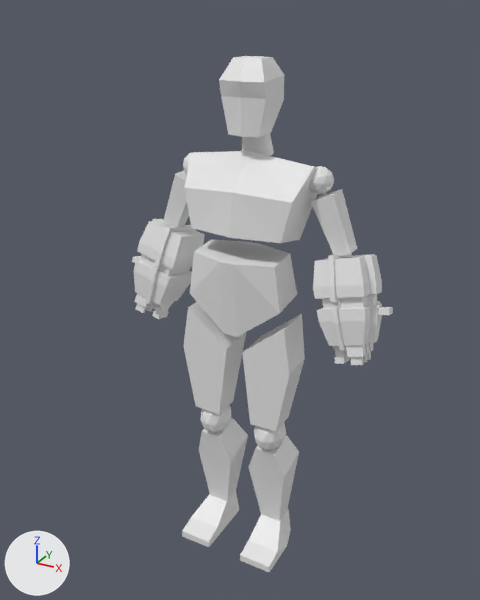
One commit to the Blender file low_poly_person.blend: the scene before it, then after it.
Before and after are seen from a camera (50 mm lens) standing at (5.92, -10.96, 11.41) and looking at (-0.21, 0.18, 5.84). The axes (+X, +Y, +Z) are drawn at lower left. The lights are the same throughout.
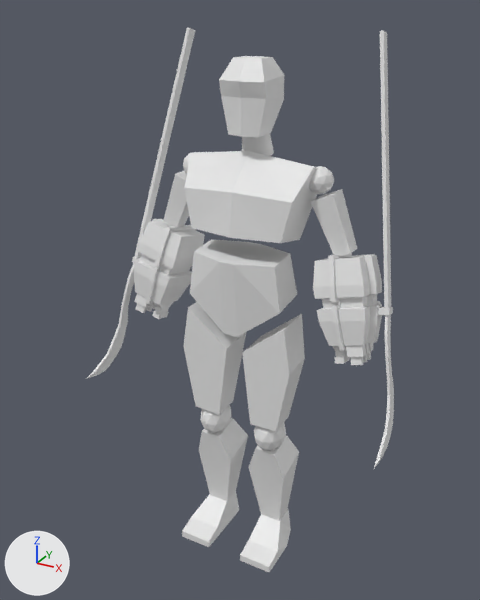
Commit message: Added the initial version of the gun-blades to the cyborg's hands.

Patch to the scene script:
```diff
--- a/low_poly_person.blend.py
+++ b/low_poly_person.blend.py
@@ me_cube_026 @@
 # used by ob_cube_026; location = (2.11, 0.3, 6.28); rotation_euler = (-0.237, -0.227, 0.0543), in degrees (-14, -13, 3.1); scale = (0.563, 0.604, 0.818)
-me_cube_026.from_pydata(...)  # 320 vertices, 318 faces; spans x -0.87..1.43, y -0.97..0.97, z -1.48..1.1
+me_cube_026.from_pydata(...)  # 376 vertices, 374 faces; spans x -0.87..1.91, y -1.61..0.97, z -3.64..5.82
+# me_cube_026 part 1
+# 4 faces are deleted
+# 51 vertices are added at x 0.96..1.91, y -1.61..0.36, z -3.64..5.82
+# 5 new vertices lie (0.1, 0.0, 0.0) away from vertices in x 0.96..1.24, y -1.2..-0.24, z -3.5..-0.82
+# 60 new faces join them
```

Location of each change, [x1, y1, x2, y2] in pixels of the pictures (480 x 600 px):
'Cube.026', reshaped (18% wider, 202% taller)
    before: [132, 219, 393, 365]
    after: [86, 27, 394, 470]
part 1 of me_cube_026, built on
    before: [132, 256, 392, 315]
    after: [86, 27, 394, 470]
